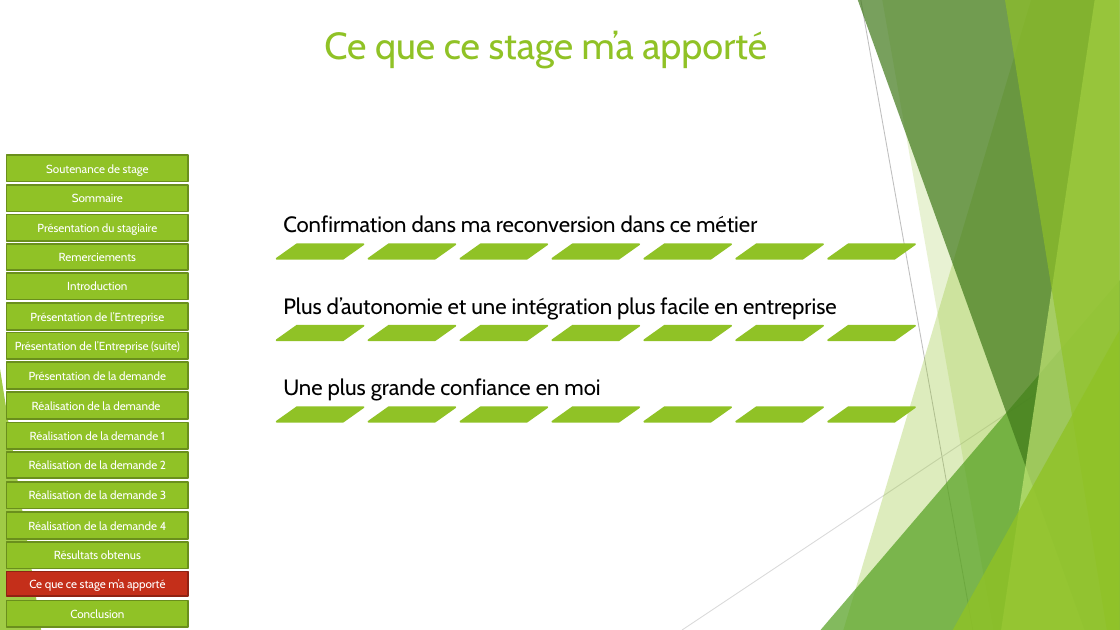
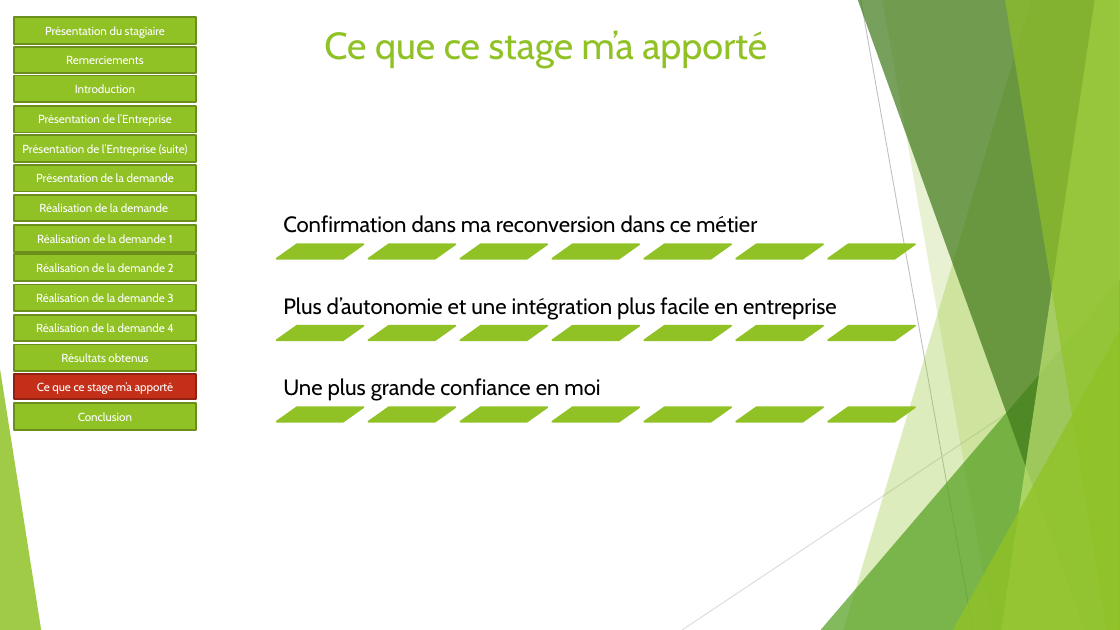
Before and after one commit to Sophie36/LASERSTORE, a slide deck: slide 15 of SOUTENANCE/Soutenance de stage.pptx. Drawn at 1120x630 pixels with LibreOffice and Linux fonts; fonts in the diff are those of the drawing. Boxes give left, top, right and bottom in pixels: in the first picture for what was removed or moved away, otherwise in the second. Text is boxed around its words. In the diff, an @@ line names an element or a change of style, - is before the commit and + after.

```diff
--- a/SOUTENANCE/Soutenance de stage.pptx
+++ b/SOUTENANCE/Soutenance de stage.pptx
@@ 6 rectangles: place and size @@
-6 rectangles at box(7, 245, 188, 628)
+6 rectangles at box(14, 47, 196, 430)
@@ 8 rectangles: place and size @@
-8 rectangles at box(7, 214, 188, 597)
+8 rectangles at box(14, 17, 196, 399)
@@ rectangle removed at box(7, 155, 188, 182) @@
-Soutenance de stage
@@ rectangle removed at box(7, 185, 188, 212) @@
-Sommaire
```
Also in this commit, not shown: 15 other slides changed.
